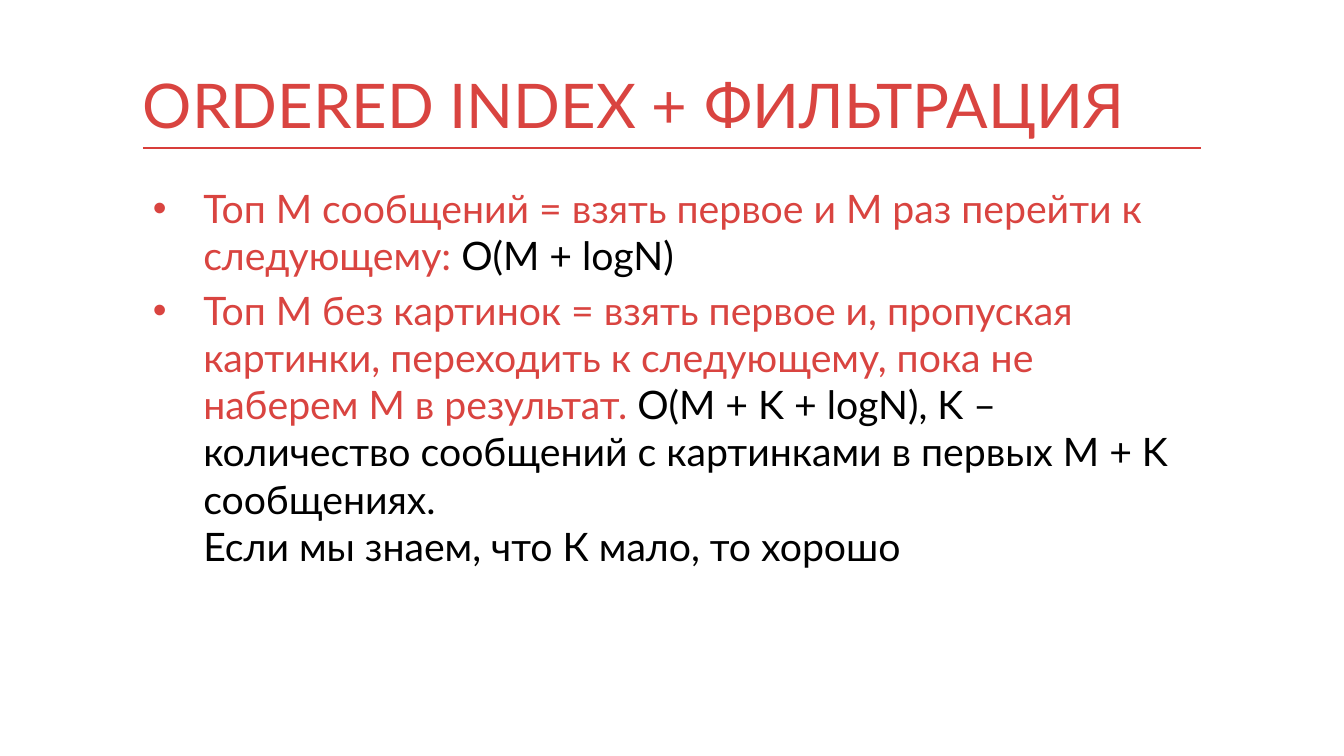
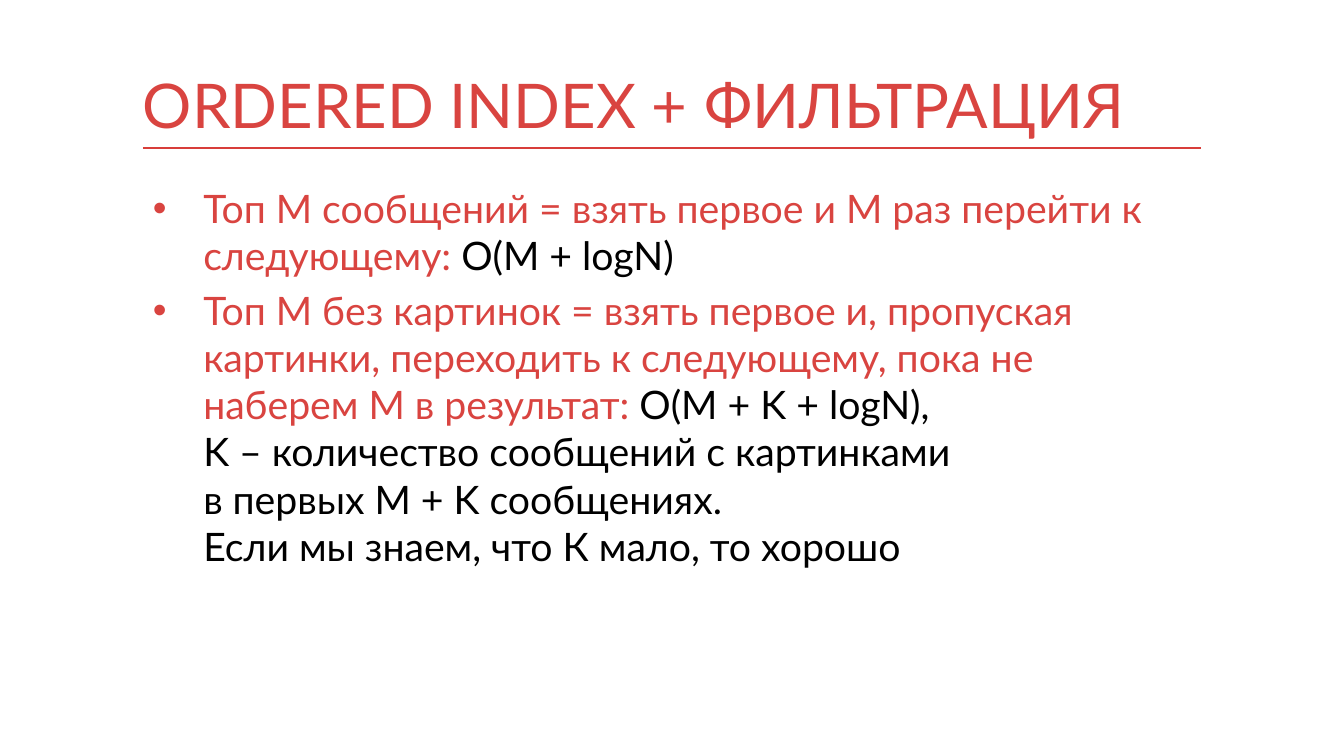
Before and after one commit to mnenorm74/web-game, a slide deck: slide 46 of db.pptx (slide 30 before the commit). Drawn at 1344x756 pixels with LibreOffice and Linux fonts; fonts in the diff are those of the drawing. Boxes give left, top, right and bottom in pixels: in the first picture for what was removed or moved away, otherwise in the second. Text is boxed around its words. In the diff, an @@ line names an element or a change of style, - is before the commit and + after.

```diff
--- a/db.pptx
+++ b/db.pptx
@@ text at [203,296,1073,568]: text changed @@
-• Топ M без картинок = взять первое и, пропуская картинки, переходить к следующему, пока не наберем M в результат. O(M + K + logN), K – количество сообщений с картинками в первых M + K сообщениях.
-  Если мы знаем, что К мало, то хорошо
+• Топ M без картинок = взять первое и, пропуская картинки, переходить к следующему, пока не наберем M в результат: O(M + K + logN),
+  K – количество сообщений с картинками
+  в первых M + K сообщениях.
+  Если мы знаем, что К мало, то хорошо
```
Also in this commit, not shown: 39 other slides changed, 28 slides added, 3 slides removed, 2 other files.
